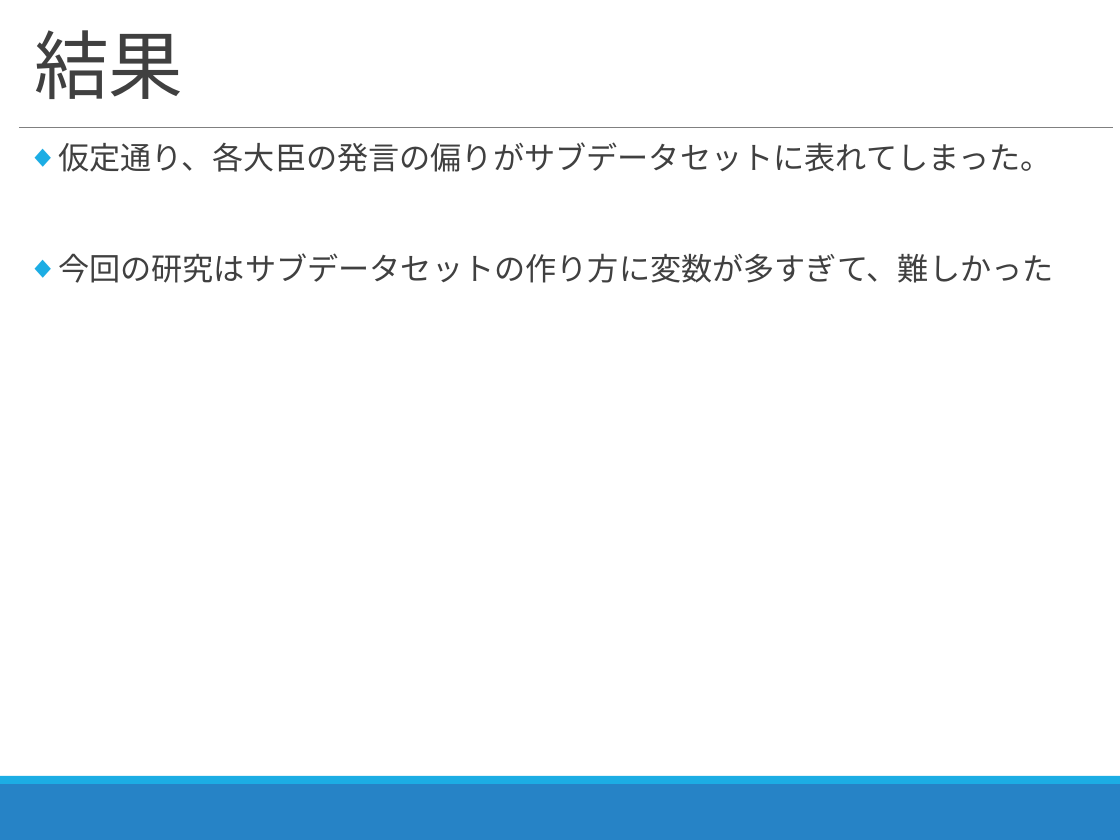
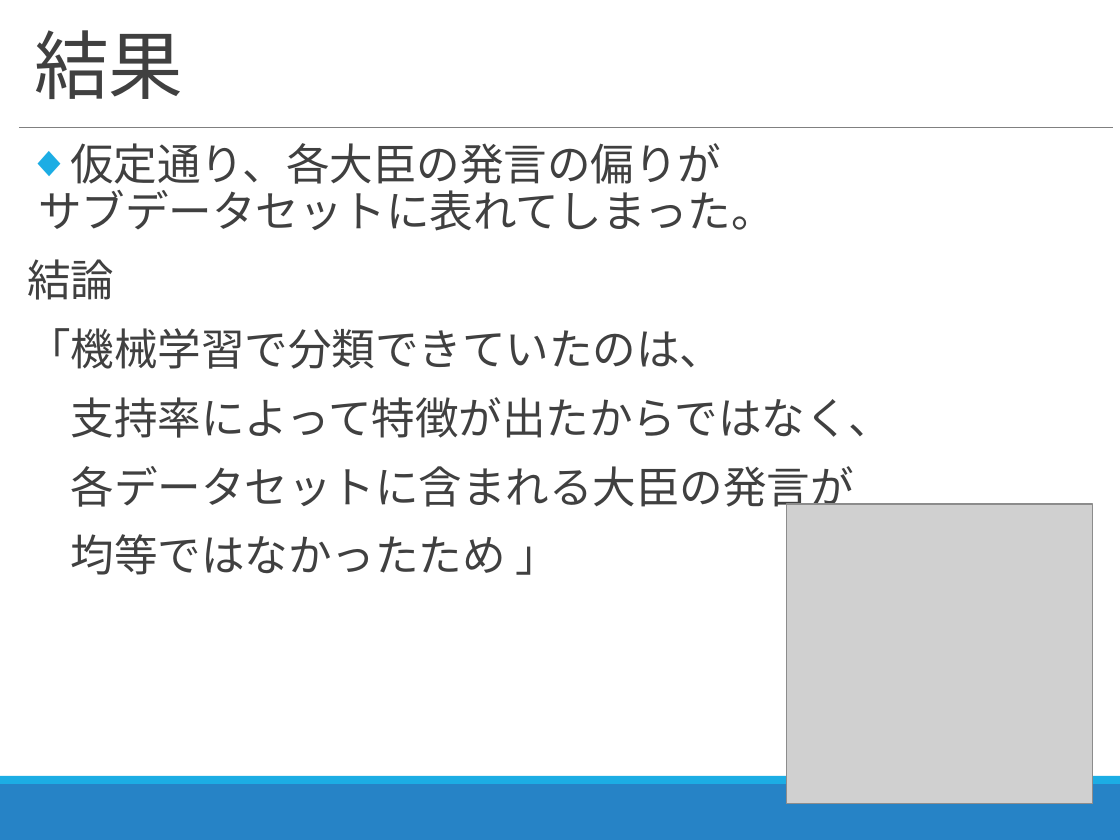
Before and after one commit to zerebom/amazon_sclapiing, a slide deck: slide 14 of 2018_11_07_進捗報告.pptx (slide 13 before the commit). Drawn at 1120x840 pixels with LibreOffice and Linux fonts; fonts in the diff are those of the drawing; grey boxes stand for pictures. Boxes give left, top, right and bottom in pixels: in the first picture for what was removed or moved away, otherwise in the second. Text is boxed around its words. In the diff, an @@ line names an element or a change of style, - is before the commit and + after.

```diff
--- a/2018_11_07_進捗報告.pptx
+++ b/2018_11_07_進捗報告.pptx
@@ text at <box>27,143,893,575</box>: text changed; size 20 to 28 pt @@
-◆ 仮定通り、各大臣の発言の偏りがサブデータセットに表れてしまった。
-◆ 今回の研究はサブデータセットの作り方に変数が多すぎて、難しかった
+◆ 仮定通り、各大臣の発言の偏りが
+  サブデータセットに表れてしまった。
+結論
+「機械学習で分類できていたのは、
+支持率によって特徴が出たからではなく、
+各データセットに含まれる大臣の発言が
+均等ではなかったため 」
@@ picture added at <box>786,504,1092,804</box> @@
```
Also in this commit, not shown: 9 other slides changed, 8 slides added, 24 other files.
